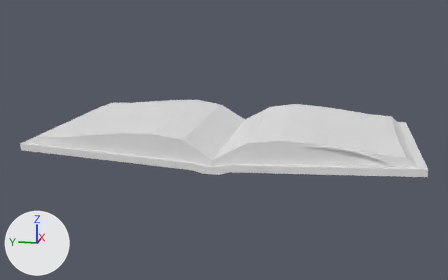
The Blender file BPW 2/Assets/Magic Book/BPW2_MagicBook.blend as it was, and as the next commit left it.
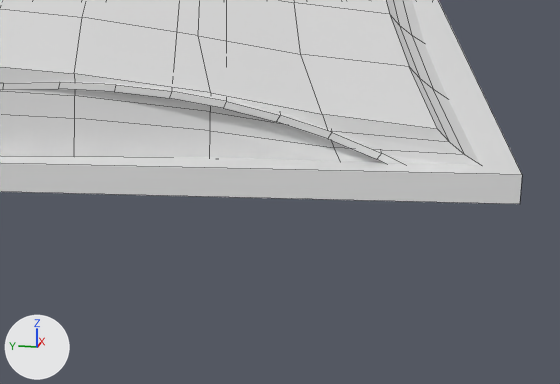
Old and new are each drawn whole from a camera (50 mm lens) standing at (-8.2, -1.55, 2.09) and looking at (-0.04, 0.09, 0.05) and again close up on the part from 66% to 98% of the width and 45% to 80% of the height. Lighting does not change. The marker at lower left points along +X, +Y and +Z. The close-ups show mesh edges as thin lines.
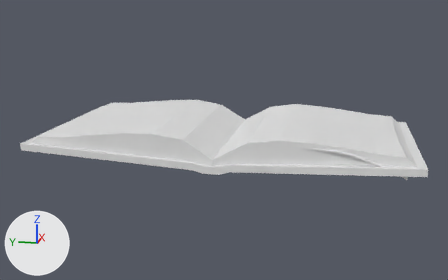
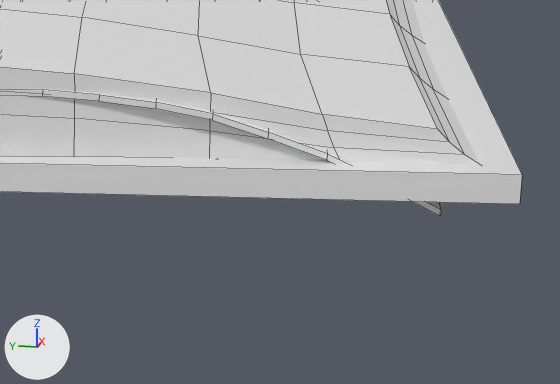
Location of each change, (x1, y1, x2, y2) in pixels of the close-ups (560 x 384 px):
'Plane', reshaped, turned, modifiers changed
    before: (13, 82, 403, 164)
    after: (13, 89, 441, 216)

The change, as a list of edits to the scene's bpy script:
```text
Change me_plane_001:
    used by ob_plane; location = (0.0, 0.0, 0.0); rotation_euler = (1.571, 0.479, 1.571), in degrees (90, 27, 90); scale = (1.21, 1.0, 1.18)
    remove me_plane_001.from_pydata(...)  # 30 vertices, 14 faces; spans x -2.0..0.0, y 0.0, z -1.0..1.0
    add me_plane_001.from_pydata(...)  # 60 vertices, 58 faces; spans x -1.87..0.0, y -0.02..0.29, z -1.0..1.0
    me_plane_001 part 1
    28 vertices are removed from x -2.0..-0.15, y 0.0, z -1.0..1.0
    14 faces are deleted
    29 vertices are added at x -1.87..0.0, y -0.02..0.29, z -1.0
    29 new vertices lie (0.0, 0.0, 2.0) away from vertices in x -1.87..0.0, y -0.02..0.29, z -1.0
    58 new faces join them
Change ob_plane:
    ob_plane.rotation_euler: (1.571, 0.479, 1.571) -> (1.571, -0.0106, 1.571)  # degrees (90, 27, 90) -> degrees (90, -0.6, 90)
    remove _m = ob_plane.modifiers.new('SimpleDeform', 'SIMPLE_DEFORM')
    remove _m.deform_method = 'BEND'
    remove _m.deform_axis = 'Z'
    remove _m.factor = -1.047
    remove _m.angle = -1.047
    remove _m = ob_plane.modifiers.new('Solidify', 'SOLIDIFY')
    remove _m.thickness = 0.02
```
